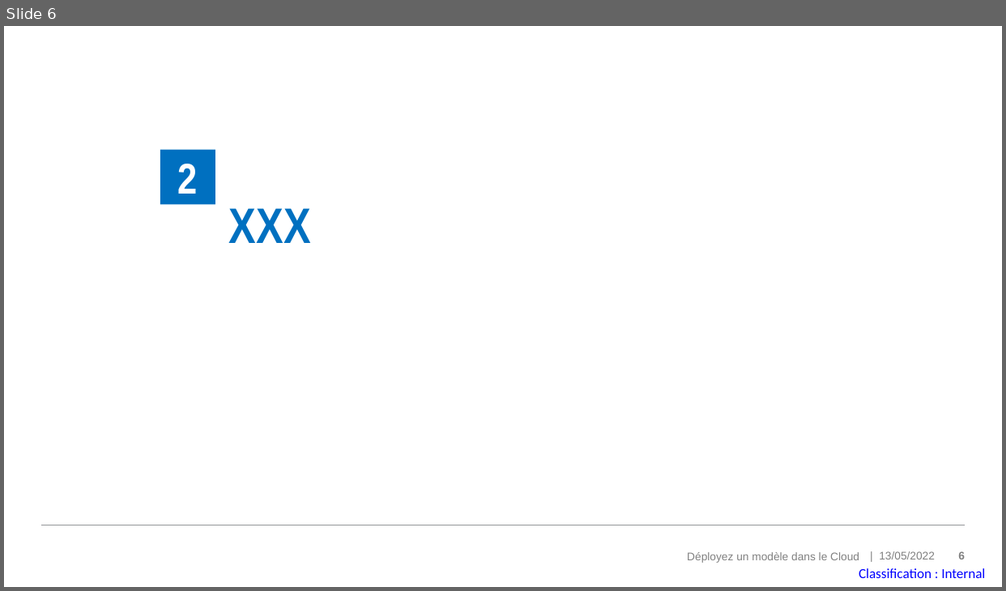
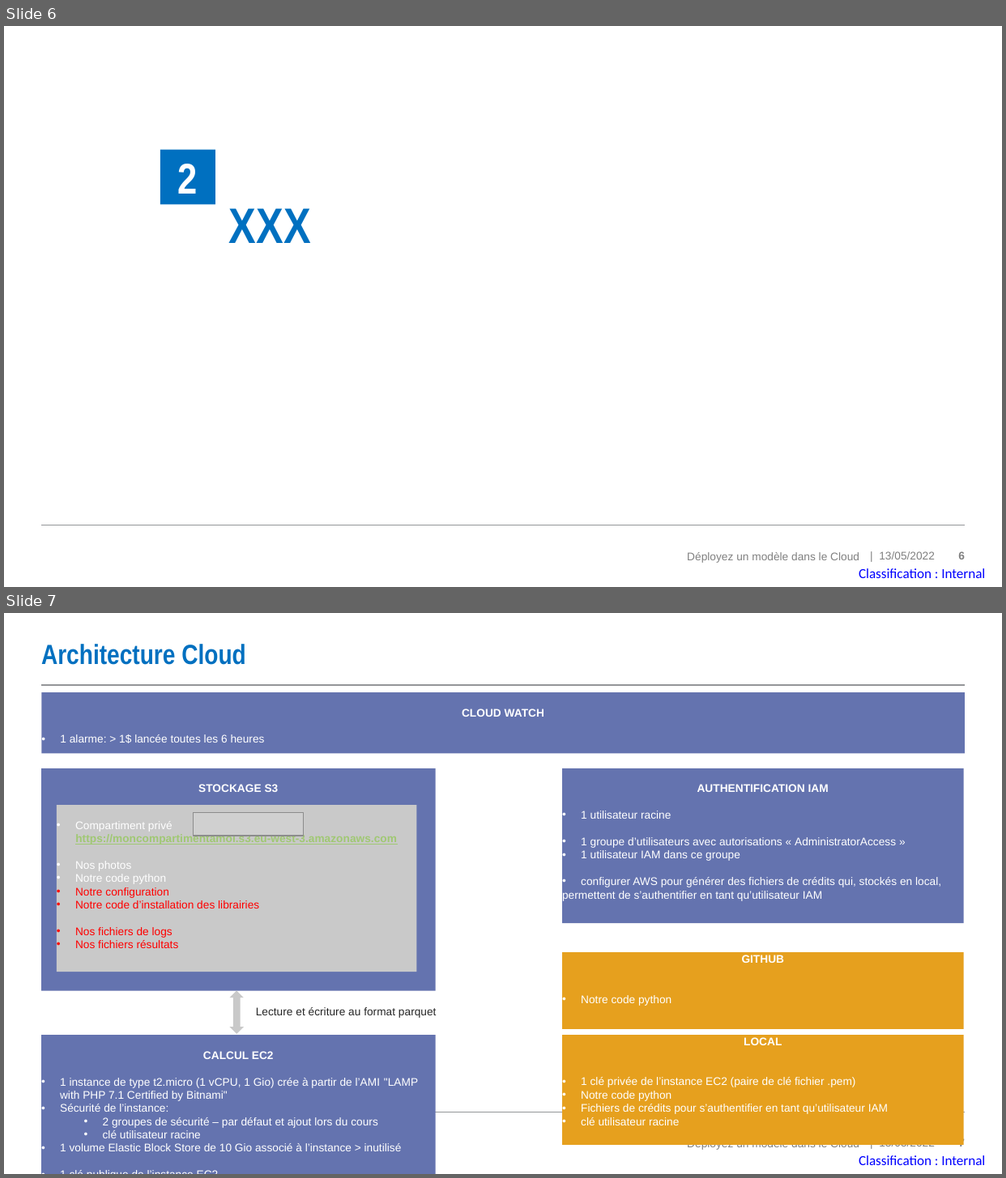
Before and after one commit to MadesLaurence/OpenClassrooms-Fruits-Project-8-, a slide deck: P8_10_support.pptx. Shown one above the other, each under a label of ours: slide 6 before the commit, slides 6 and 7 after it. The pictures are 1006x591 and 1006x1178 pixels, drawn with LibreOffice and Linux fonts; fonts in the diff are those of the drawing; grey boxes stand for pictures; background and template pictures are left out. Boxes give left, top, right and bottom in pixels: in the first picture for what was removed or moved away, otherwise in the second. Text is boxed around its words. In the diff, an @@ line names an element or a change of style, - is before the commit and + after.

```diff
--- a/P8_10_support.pptx
+++ b/P8_10_support.pptx
@@ slide 7 added at <box>4,613,1002,1174</box>, background #FFFFFF; not listed: 5 template elements that a slide beside it also shows @@
@@ title added at <box>41,644,246,665</box>, 20 pt, text #0070C0, bold @@
+Architecture Cloud
@@ line added from (42, 685) to (965, 685), #939598 1 pt @@
@@ rectangle added at <box>42,693,965,754</box>, fill #6473AF, 8 pt, text #FFFFFF @@
+CLOUD WATCH
+• 1 alarme: > 1$ lancée toutes les 6 heures
@@ rectangle added at <box>41,769,435,991</box>, fill #6473AF, 8 pt, text #FFFFFF, bold @@
+STOCKAGE S3
@@ rectangle added at <box>562,769,963,923</box>, fill #6473AF, 8 pt, text #FFFFFF @@
+AUTHENTIFICATION IAM
+• 1 utilisateur racine
+• 1 groupe d’utilisateurs avec autorisations « AdministratorAccess »
+• 1 utilisateur IAM dans ce groupe
+• configurer AWS pour générer des fichiers de crédits qui, stockés en local,
+permettent de s’authentifier en tant qu’utilisateur IAM
@@ rectangle added at <box>57,805,417,971</box>, fill #C9C9C9, 8 pt, text #FF0000 @@
+• Compartiment privé
+https://moncompartimentamoi.s3.eu-west-3.amazonaws.com
+• Nos photos
+• Notre code python
+• Notre configuration
+• Notre code d’installation des librairies
+• Nos fichiers de logs
+• Nos fichiers résultats
@@ picture added at <box>194,812,304,836</box> @@
@@ rectangle added at <box>562,952,963,1029</box>, fill #E6A01E, 8 pt, text #FFFFFF @@
+GITHUB
+• Notre code python
@@ up down arrow added at <box>229,991,244,1034</box>, fill #C9C9C9 @@
@@ text added at <box>256,1007,437,1018</box>, 8 pt, text #262626 @@
+Lecture et écriture au format parquet
@@ rectangle added at <box>41,1035,435,1174</box>, fill #6473AF, 8 pt, text #FFFFFF @@
+CALCUL EC2
+• 1 instance de type t2.micro (1 vCPU, 1 Gio) crée à partir de l’AMI "LAMP with PHP 7.1 Certified by Bitnami"
+• Sécurité de l’instance:
+  • 2 groupes de sécurité – par défaut et ajout lors du cours
+  • clé utilisateur racine
+• 1 volume Elastic Block Store de 10 Gio associé à l’instance > inutilisé
+• 1 clé publique de l’instance EC2
+• Adresse « IP Elactic » allouée à l’instance
+pour conserver l’IP statique lors des redémarrages de l’instance EC2 (hébergement du futur site web?)
@@ rectangle added at <box>562,1035,963,1145</box>, fill #E6A01E, 8 pt, text #FFFFFF @@
+LOCAL
+• 1 clé privée de l’instance EC2 (paire de clé fichier .pem)
+• Notre code python
+• Fichiers de crédits pour s’authentifier en tant qu’utilisateur IAM
+• clé utilisateur racine
```
Also in this commit, not shown: 1 slide changed, 1 other slide added, 1 slide removed, 1 other file.
